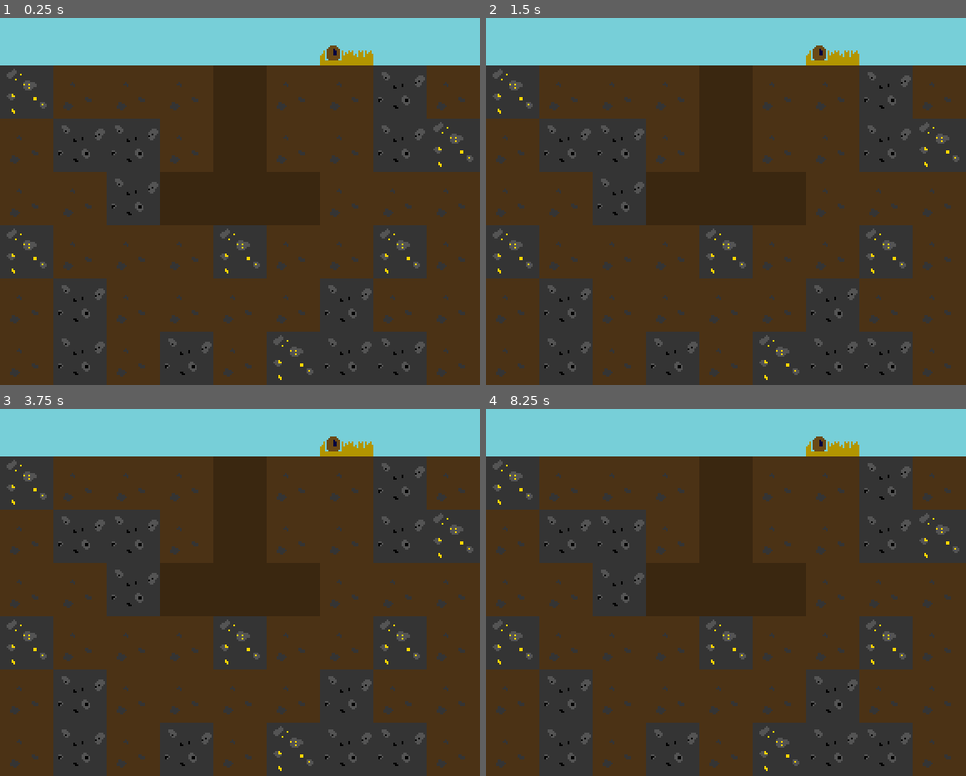
Above: before the commit, frames 1-4 (two rows, left to right).
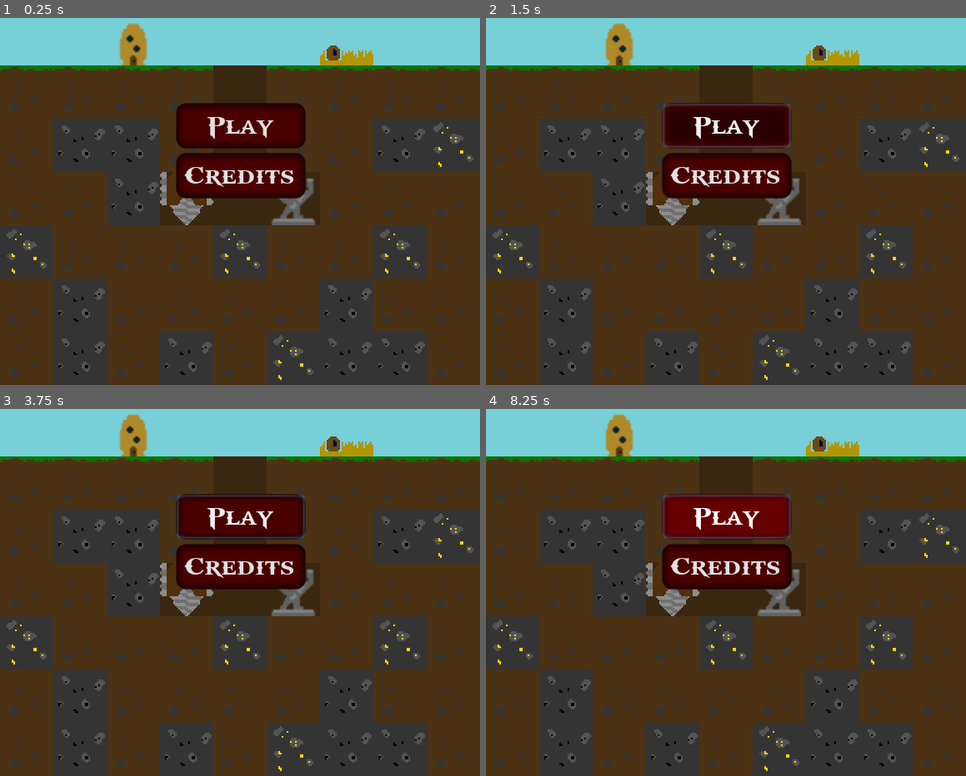
Above: after the commit, the same moments.

Repository: the-alex-g/LD48
Game: Godot game, scene res://Main/MainMenu.tscn
Two runs of this game, one before a commit and one after it. Both use one fixed random seed, a clock stepped at 60 frames per second and the inputs below. This scene is started directly instead of the project's main scene.
Inputs (mouse positions are in pixels of both pictures, inside the frame that each line leads up to):
- Up to frame 1 (0.25 s): no input
- Up to frame 2 (1.5 s): click (726, 175) at 0.5 s, where only the run after the commit has a clickable "Credits"; click (726, 124) at 1.25 s, where only the run after the commit has a clickable "Play"
- Up to frame 3 (3.75 s): click (240, 515) at 2 s, where only the run after the commit has a clickable "Play"; click (240, 515) at 2.75 s, where only the run after the commit has a clickable "Play"; tap Enter at 3.5 s; move the mouse to (345, 511) at 3.52 s; click (345, 511) at 3.67 s
- Up to frame 4 (8.25 s): tap Space at 4.25, 5.75, 7.25 s; move the mouse to (630, 559) at 4.27 s; click (630, 559) at 4.42 s; tap Enter at 5, 6.5 s; move the mouse to (774, 431) at 5.02 s; click (774, 431) at 5.17 s; move the mouse to (702, 632) at 5.77 s; click (702, 632) at 5.92 s; move the mouse to (870, 607) at 6.52 s; click (870, 607) at 6.67 s; move the mouse to (582, 464) at 7.27 s; click (582, 464) at 7.42 s; move the mouse to (750, 537) at 8.02 s; click (750, 537) at 8.17 s

The runs differ from the first frame. In frame 1, 12% of the frame differs, in the area x 0-100%, y 1-57%; in frame 2, 12%; in frame 3, 12%; in frame 4, 12%.

Commit message:
Change drill art

Diff:
--- a/project/Main/MainMenu.tscn
+++ b/project/Main/MainMenu.tscn
@@ -1,7 +1,48 @@
-[gd_scene load_steps=3 format=2]
+[gd_scene load_steps=8 format=2]
 
 [ext_resource path="res://Tiles.tres" type="TileSet" id=1]
 [ext_resource path="res://Art/Sky.png" type="Texture" id=2]
+[ext_resource path="res://Art/Drill0.png" type="Texture" id=3]
+[ext_resource path="res://Font.tres" type="DynamicFont" id=4]
+
+[sub_resource type="StyleBoxFlat" id=1]
+bg_color = Color( 0.168627, 0, 0, 1 )
+border_width_left = 5
+border_width_top = 5
+border_width_right = 5
+border_width_bottom = 5
+border_color = Color( 0.294118, 0, 0, 1 )
+border_blend = true
+corner_radius_top_left = 5
+corner_radius_top_right = 5
+corner_radius_bottom_right = 5
+corner_radius_bottom_left = 5
+
+[sub_resource type="StyleBoxFlat" id=2]
+bg_color = Color( 0.4, 0, 0, 1 )
+border_width_left = 5
+border_width_top = 5
+border_width_right = 5
+border_width_bottom = 5
+border_color = Color( 0.294118, 0, 0, 1 )
+border_blend = true
+corner_radius_top_left = 5
+corner_radius_top_right = 5
+corner_radius_bottom_right = 5
+corner_radius_bottom_left = 5
+
+[sub_resource type="StyleBoxFlat" id=3]
+bg_color = Color( 0.294118, 0, 0, 1 )
+border_width_left = 5
+border_width_top = 5
+border_width_right = 5
+border_width_bottom = 5
+border_color = Color( 0.13, 0, 0, 1 )
+border_blend = true
+corner_radius_top_left = 5
+corner_radius_top_right = 5
+corner_radius_bottom_right = 5
+corner_radius_bottom_left = 5
 
 [node name="Control" type="Control"]
 anchor_right = 1.0
@@ -19,4 +60,41 @@
 tile_set = ExtResource( 1 )
 cell_size = Vector2( 32, 32 )
 format = 1
-tile_data = PoolIntArray( 131078, 18, 0, 196608, 7, 0, 196609, 0, 0, 196610, 0, 0, 196611, 0, 0, 196612, 1, 0, 196613, 0, 0, 196614, 0, 0, 196615, 9, 0, 196616, 0, 0, 262144, 0, 0, 262145, 9, 0, 262146, 9, 0, 262147, 0, 0, 262148, 1, 0, 262149, 0, 0, 262150, 0, 0, 262151, 9, 0, 262152, 7, 0, 327680, 0, 0, 327681, 0, 0, 327682, 9, 0, 327683, 1, 0, 327684, 1, 0, 327685, 1, 0, 327686, 0, 0, 327687, 0, 0, 327688, …(385 unchanged characters)…
+tile_data = PoolIntArray( 131074, 3, 0, 131078, 18, 0, 196608, 19, 0, 196609, 19, 0, 196610, 19, 0, 196611, 19, 0, 196612, 1, 0, 196613, 19, 0, 196614, 19, 0, 196615, 19, 0, 196616, 19, 0, 262144, 0, 0, 262145, 9, 0, 262146, 9, 0, 262147, 0, 0, 262148, 1, 0, 262149, 0, 0, 262150, 0, 0, 262151, 9, 0, 262152, 7, 0, 327680, 0, 0, 327681, 0, 0, 327682, 9, 0, 327683, 1, 0, 327684, 1, 0, 327685, 6, 0, 327686, 0, 0, 327687, 0, 0, 327688, …(385 unchanged characters)…
+
+[node name="Sprite2" type="Sprite" parent="."]
+position = Vector2( 95.9631, 159.755 )
+texture = ExtResource( 3 )
+centered = false
+
+[node name="VBoxContainer" type="VBoxContainer" parent="."]
+anchor_left = 0.5
+anchor_top = 0.5
+anchor_right = 0.5
+anchor_bottom = 0.5
+margin_left = -38.5
+margin_top = -25.0
+margin_right = 38.5
+margin_bottom = 25.0
+__meta__ = {
+"_edit_use_anchors_": false
+}
+
+[node name="Button" type="Button" parent="VBoxContainer"]
+margin_right = 77.0
+margin_bottom = 27.0
+custom_styles/hover = SubResource( 1 )
+custom_styles/pressed = SubResource( 2 )
+custom_styles/normal = SubResource( 3 )
+custom_fonts/font = ExtResource( 4 )
+text = "Play"
+
+[node name="Button2" type="Button" parent="VBoxContainer"]
+margin_top = 31.0
+margin_right = 77.0
+margin_bottom = 58.0
+custom_styles/hover = SubResource( 1 )
+custom_styles/pressed = SubResource( 2 )
+custom_styles/normal = SubResource( 3 )
+custom_fonts/font = ExtResource( 4 )
+text = "Credits"
--- a/project/Main/TileMap.gd
+++ b/project/Main/TileMap.gd
@@ -48,7 +48,7 @@
 const TILES_TO_RESOURCES := {
 	2:["dirt"], 8:["gold_ore", "stone"], 10:["iron_ore", "stone"]
 }
-const GROUND_TILES := [0, 0, 0, 0, 0, 0, 7, 9, 9,]
+const GROUND_TILES := [0, 0, 0, 0, 0, 7, 9, 9,]
 const TILES_WORTH_CROWNS := {4:1, 5:2, 6:2, 3:1, 11:-1, 12:-1, 13:-1, 14:-1, 15:6, 16:6,}
 const GOLD_SMELTERS := [11, 12]
 const IRON_SMELTERS := [13, 14]
Binary file changed: project/Art/Drill0.png
Binary file changed: project/Art/Drill1.png
Binary file changed: project/Art/Drill2.png
Binary file changed: project/Art/Drill3.png
Not shown, changed: piskel_files/Drill.piskel
